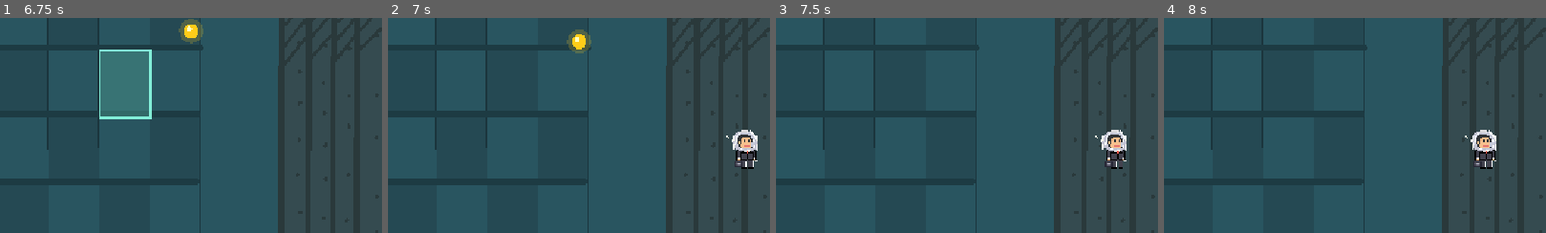
Above: before the commit, frames 1-4 (left to right).
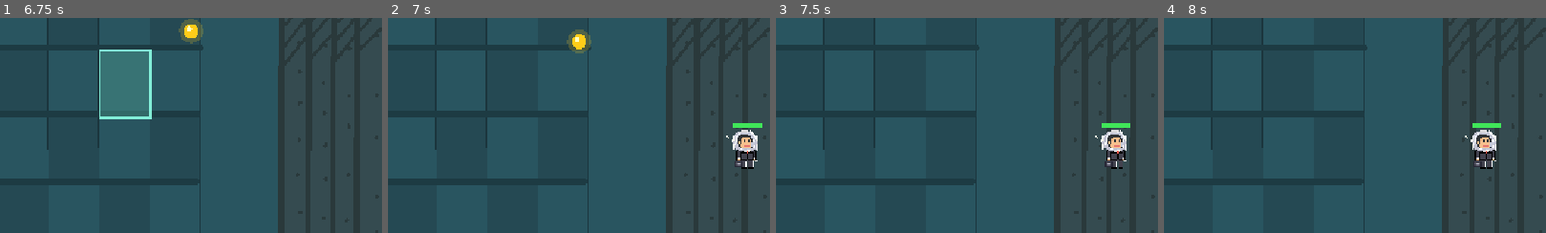
Above: after the commit, the same moments.

Repository: BogdanMartynenko/Apollo-666
Game: Godot game, scene res://Scenes/MainMenu.tscn
The game is run twice, just before and just after one commit, with the same random seed, the same clock (stepped at 60 frames per second) and the same inputs. Sound files missing from this copy of the repository are replaced by a short silence.
Inputs (mouse positions are % of the whole screen's width and height, from its top left):
- Up to frame 1 (6.75 s): click (46, 79) at 0.5 s; tap Space at 1.25, 1.52 s; move the mouse to (72, 45) at 1.27 s; click (72, 45) at 1.42 s; click (19, 8) at 2 s; click (38, 8) at 2.75 s; click (19, 8) at 3.5 s; click (38, 8) at 4.25 s; click (19, 8) at 5 s; click (38, 8) at 5.75 s; move the mouse to (60, 45) at 6.52 s; click (60, 45) at 6.67 s
- Up to frame 2 (7 s): tap Space at 6.77 s
- Up to frame 3 (7.5 s): move the mouse to (67, 31) at 7.27 s; click (67, 31) at 7.42 s
- Up to frame 4 (8 s): no input
The pictures show only the part of the screen within x 42-92%, y 23-73%; the shares and areas given below are measured in that part.

Frame 1 is identical in both runs. In frame 2, 0.2% of the frame differs, in the area x 90-98%, y 48-52%; in frame 3, 0.2%; in frame 4, 0.2%.

Commit message:
Add visible HP bar to humans and slow down Octobro ink fire rate

Diff:
--- a/Framework/Classes/EnemyBase.gd
+++ b/Framework/Classes/EnemyBase.gd
@@ -21,6 +21,23 @@
 func _ready() -> void:
 	life = life_max
 	add_to_group("enemies")
+	queue_redraw()
+
+
+func _draw() -> void:
+	if life_max <= 0.0:
+		return
+
+	var ratio := clampf(life / life_max, 0.0, 1.0)
+	var bar_rect := Rect2(-22.0, -42.0, 44.0, 5.0)
+	var fill_color := Color(0.25, 0.9, 0.35)
+	if ratio <= 0.25:
+		fill_color = Color(0.95, 0.28, 0.28)
+	elif ratio <= 0.5:
+		fill_color = Color(0.95, 0.78, 0.2)
+
+	draw_rect(bar_rect, Color(0.08, 0.08, 0.12, 0.85), true)
+	draw_rect(Rect2(bar_rect.position, Vector2(bar_rect.size.x * ratio, bar_rect.size.y)), fill_color, true)
 
 
 func _physics_process(delta: float) -> void:
@@ -67,6 +84,7 @@
 
 	life = maxf(life - amount, 0.0)
 	_trigger_hit_flash()
+	queue_redraw()
 
 	if life <= 0.0:
 		die()
--- a/Scenes/Peashooter.gd
+++ b/Scenes/Peashooter.gd
@@ -4,7 +4,7 @@
 const ProjectileBaseScript = preload("res://Framework/Classes/ProjectileBase.gd")
 
 @export var ink_projectile_scene: PackedScene
-@export var fire_interval: float = 1.5
+@export var fire_interval: float = 2.2
 @export var ink_damage: float = 25.0
 @export var projectile_speed: float = 320.0
 @export var detect_max_x: float = 1140.0
